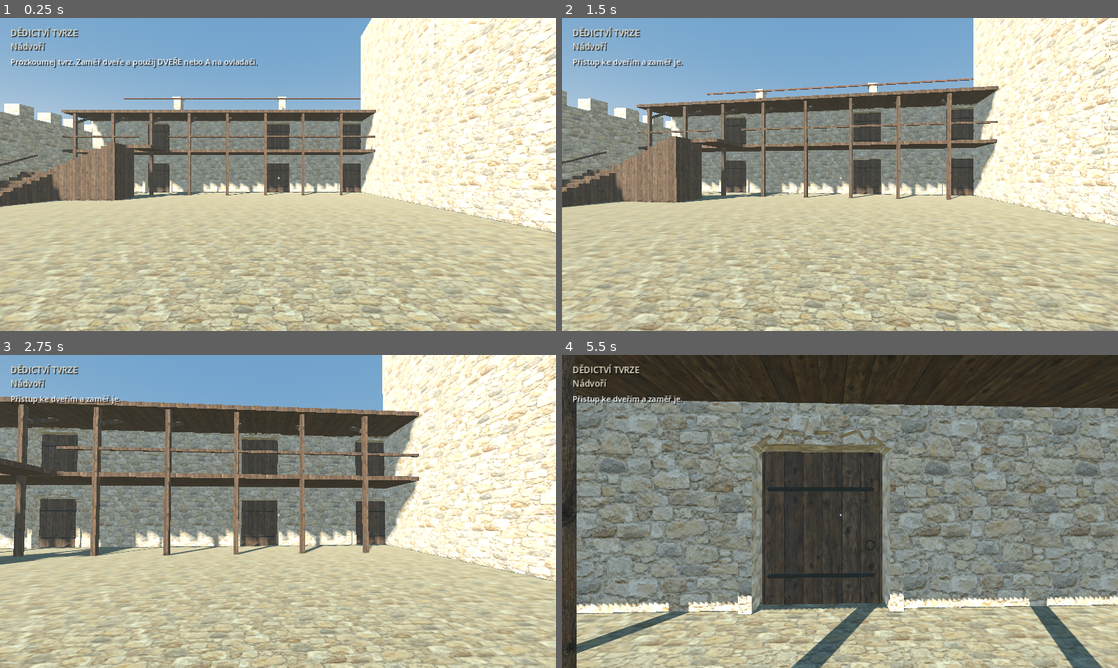
Above: before the commit, frames 1-4 (two rows, left to right).
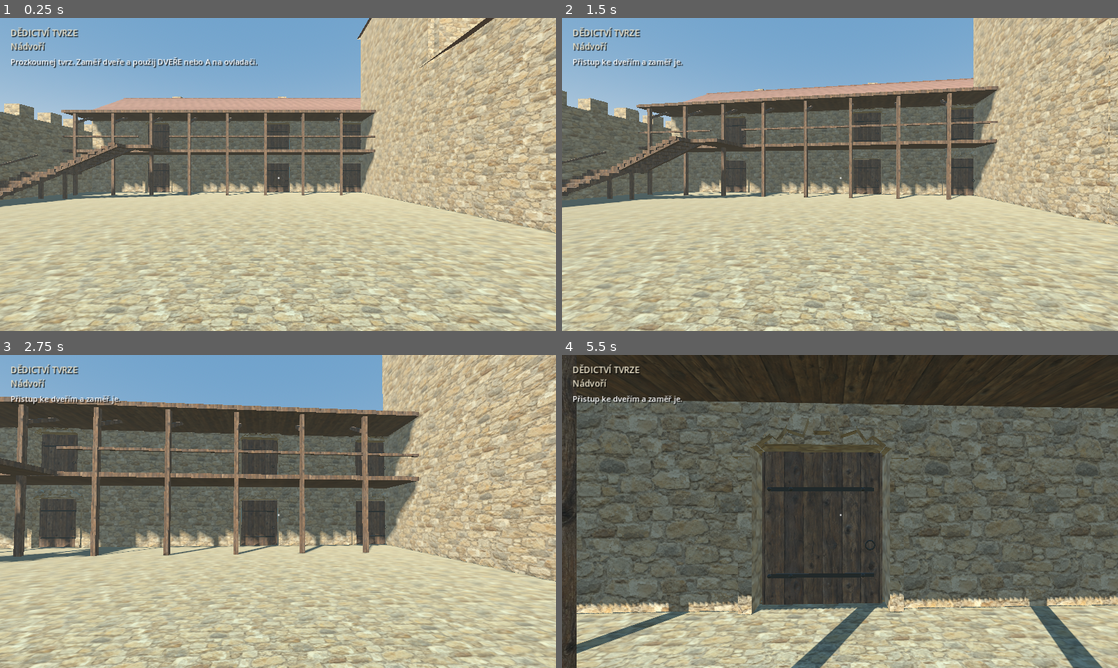
Above: after the commit, the same moments.

Repository: baran1-ship-it/D-dictv-Tvrze-
Game: Godot game, scene res://main.tscn
The game is run twice, just before and just after one commit, with the same random seed, the same clock (stepped at 60 frames per second) and the same inputs.
Inputs (mouse positions are in pixels of both pictures, inside the frame that each line leads up to):
- Up to frame 1 (0.25 s): no input
- Up to frame 2 (1.5 s): tap Enter at 0.5 s; move the mouse to (867, 174) at 0.52 s; hold W from 0.53 s (still down); tap E at 0.6, 1.35 s; click (867, 174) at 0.67 s; move the mouse to (812, 174) at 1.27 s
- Up to frame 3 (2.75 s): keep holding W; move the mouse to (289, 505) at 2.02 s; tap E at 2.1 s
- Up to frame 4 (5.5 s): keep holding W; move the mouse to (834, 517) at 2.77 s; tap E every 0.75 s from 2.85 to 5.1 s; click (834, 517) at 2.92 s; move the mouse to (878, 514) at 3.52 s; move the mouse to (795, 508) at 4.27 s; move the mouse to (845, 511) at 5.02 s; click (845, 511) at 5.17 s

The runs differ from the first frame. In frame 1, 34% of the frame differs, in the area x 0-100%, y 0-69%; in frame 2, 31%; in frame 3, 35%; in frame 4, 52%, in the area x 2-100%, y 14-83%.

Commit message:
Keep roof faces in indexed mesh batches and refine open timber stairs

Diff:
--- a/scripts/fortress_builder.gd
+++ b/scripts/fortress_builder.gd
@@ -66,6 +66,12 @@
 		step(Vector3(-14.2+i*.42,1.8+(i+1)*.18,-2.35),Vector2(.45,1.8))
 	box(Vector3(-9.4,3.5,-3.65),Vector3(1.8,.2,2.5),"wood",true)
 	stair_routes.append({"start":Vector3(-15,.08,2.5),"mid":Vector3(-15,1.9,-2.35),"turn":Vector3(-14.6,1.9,-2.35),"end":Vector3(-9.8,3.7,-2.35),"exit":Vector3(-9.8,3.7,-6.3)})
+	for x in [-15.7,-14.3]:
+		beam(Vector3(x,.02,2.2),Vector3(x,1.65,-2.1),.17,"wood")
+	for z in [-3.1,-1.6]:
+		beam(Vector3(-14.4,1.65,z),Vector3(-10.1,3.45,z),.17,"wood")
+	for x in [-15.8,-14.2]:
+		box(Vector3(x,.8,-2.35),Vector3(.16,1.6,.16),"wood")
 	beam(Vector3(-16,1.1,2.3),Vector3(-16,2.9,-2.3),.1,"wood")
 	# The east residential wing joins the tower, not a separate house.
 	for y in [0.0,3.6]:
@@ -116,7 +122,7 @@
 	return mat
 
 func make_materials() -> void:
-	mats.stone = textured("res://assets/materials/stone.jpg",.38,Color.WHITE)
+	mats.stone = textured("res://assets/materials/stone.jpg",.38,Color("b8b2a5"))
 	mats.wood = textured("res://assets/materials/oak.jpg",.5,Color.WHITE)
 	mats.paving = textured("res://assets/materials/stone.jpg",.65,Color("a8a18d"))
 	mats.iron = plain(Color("373936"),.72,.65)
@@ -181,7 +187,6 @@
 
 func step(top: Vector3, footprint: Vector2) -> void:
 	box(top-Vector3(0,.1,0),Vector3(footprint.x,.2,footprint.y),"wood",true)
-	box(Vector3(top.x,top.y*.5-.1,top.z),Vector3(footprint.x,maxf(.02,top.y-.2),footprint.y),"wood",true)
 
 func wall(pos: Vector3, width: float, height: float, centers: Array, titles: Array, angle := 0.0) -> void:
 	var basis := Basis(Vector3.UP,angle)
@@ -236,6 +241,7 @@
 		surface.set_uv(Vector2(vertices[index].x,vertices[index].z))
 		surface.add_vertex(vertices[index]+pos)
 	surface.generate_normals()
+	surface.index()
 	batch(surface.commit(),Transform3D.IDENTITY,"roof")
 	var ends := SurfaceTool.new()
 	ends.begin(Mesh.PRIMITIVE_TRIANGLES)
@@ -243,6 +249,7 @@
 		ends.set_uv(Vector2(vertices[index].x,vertices[index].y))
 		ends.add_vertex(vertices[index]+pos)
 	ends.generate_normals()
+	ends.index()
 	batch(ends.commit(),Transform3D.IDENTITY,"stone")
 	if along_x:
 		beam(pos+Vector3(-w,rise,0),pos+Vector3(w,rise,0),.13,"roof")
